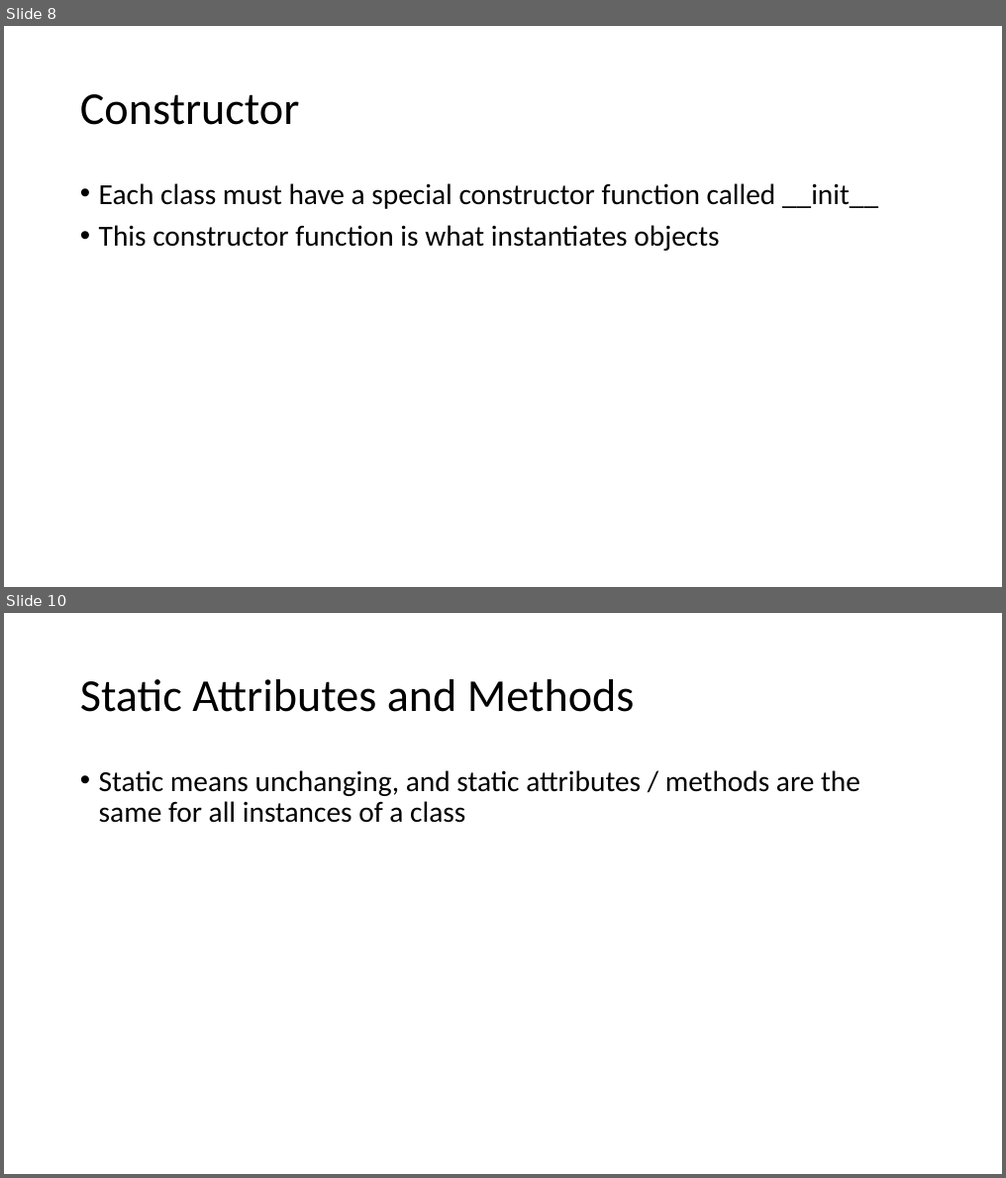
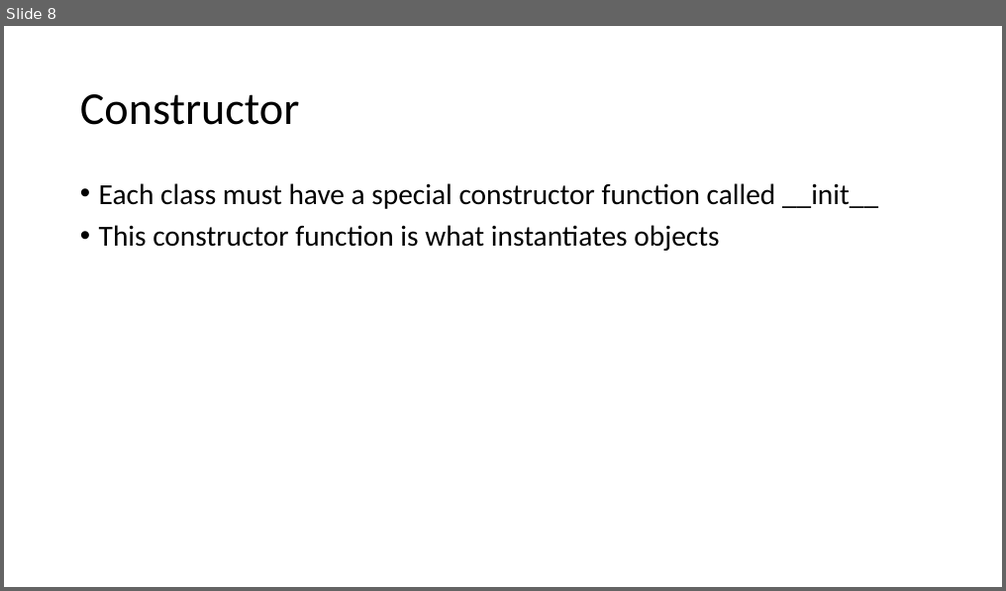
Before and after one commit to johink/PythonDS, a slide deck: Week4/Week4 Class2.pptx. Shown one above the other, each under a label of ours: slides 8 and 10 before the commit, slide 8 after it; the slides between them are not shown. The pictures are 1006x1178 and 1006x591 pixels, drawn with LibreOffice and Linux fonts; fonts in the diff are those of the drawing. Boxes give left, top, right and bottom in pixels: in the first picture for what was removed or moved away, otherwise in the second. Text is boxed around its words. In the diff, an @@ line names an element or a change of style, - is before the commit and + after.

```diff
--- a/Week4/Week4 Class2.pptx
+++ b/Week4/Week4 Class2.pptx
@@ slide 10 removed at box(4, 613, 1002, 1174), background #FFFFFF @@
@@ title removed at box(80, 679, 635, 712) @@
-Static Attributes and Methods
@@ text removed at box(99, 770, 860, 823) @@
-• Static means unchanging, and static attributes / methods are the same for all instances of a class
```
Also in this commit, not shown: 1 slide changed, 2 other slides removed, 1 other file.
